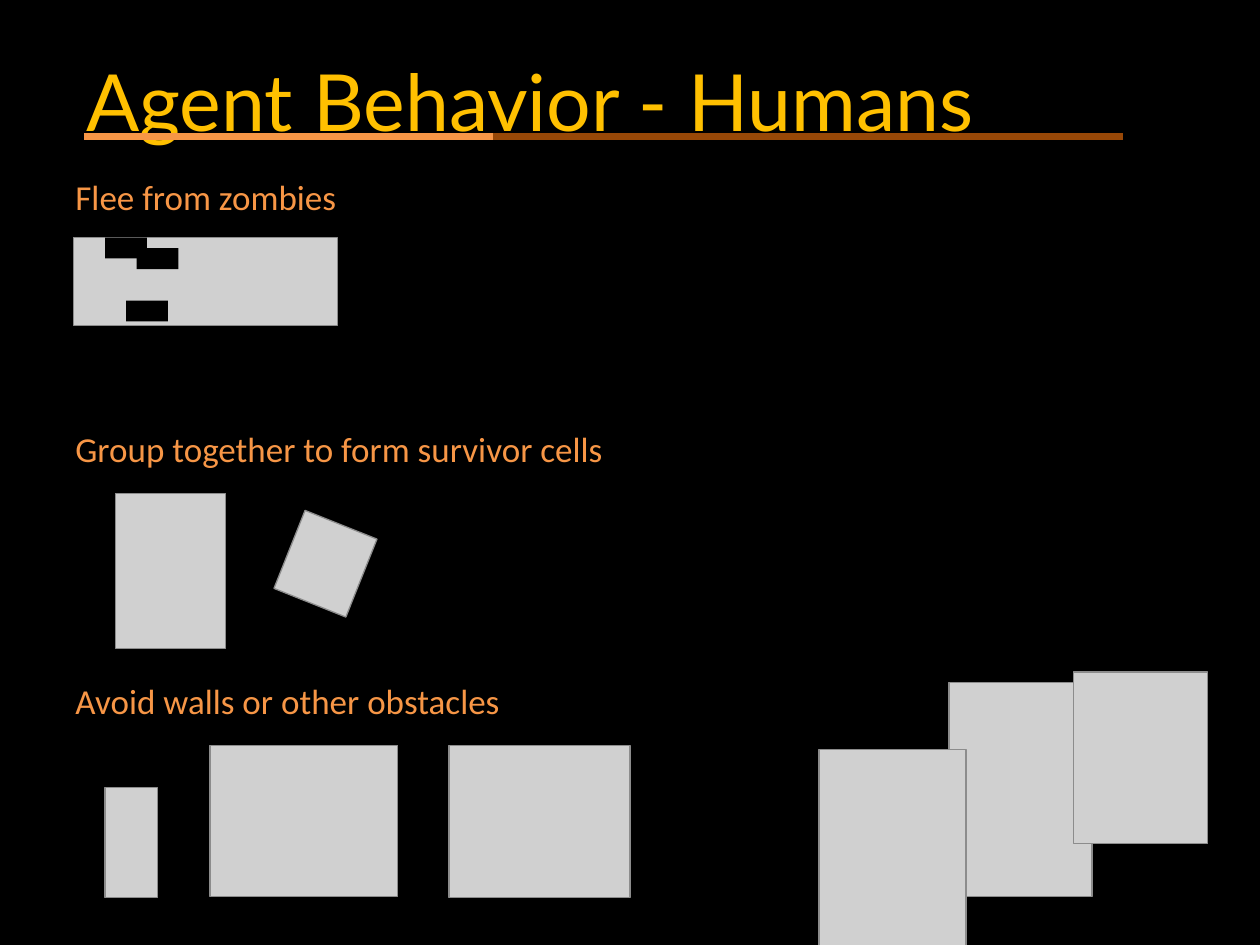
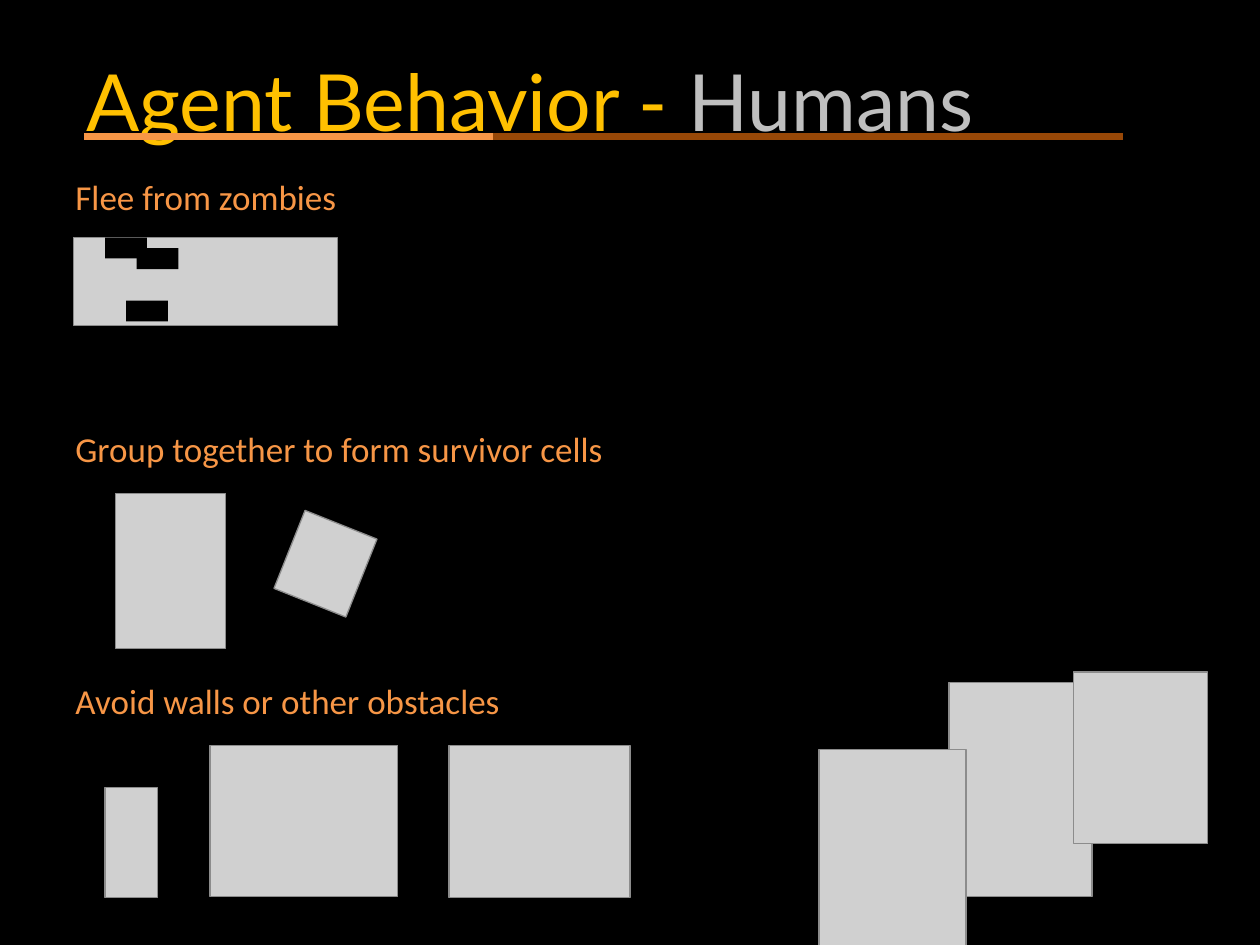
Before and after one commit to anasazi/Swarm-AI---Zombies, a slide deck: slide 5 of ZombieOutbreak.pptx (slide 4 before the commit). Drawn at 1260x945 pixels with LibreOffice and Linux fonts; fonts in the diff are those of the drawing; grey boxes stand for pictures. Boxes give left, top, right and bottom in pixels: in the first picture for what was removed or moved away, otherwise in the second. Text is boxed around its words. In the diff, an @@ line names an element or a change of style, - is before the commit and + after.

```diff
--- a/ZombieOutbreak.pptx
+++ b/ZombieOutbreak.pptx
@@ title "Agent Behavior - Humans" at (x1=86, y1=73, x2=973, y2=145): text colour #FFC000 to #BFBFBF in "Humans" @@
```
Also in this commit, not shown: 2 other slides changed, 6 slides added.
